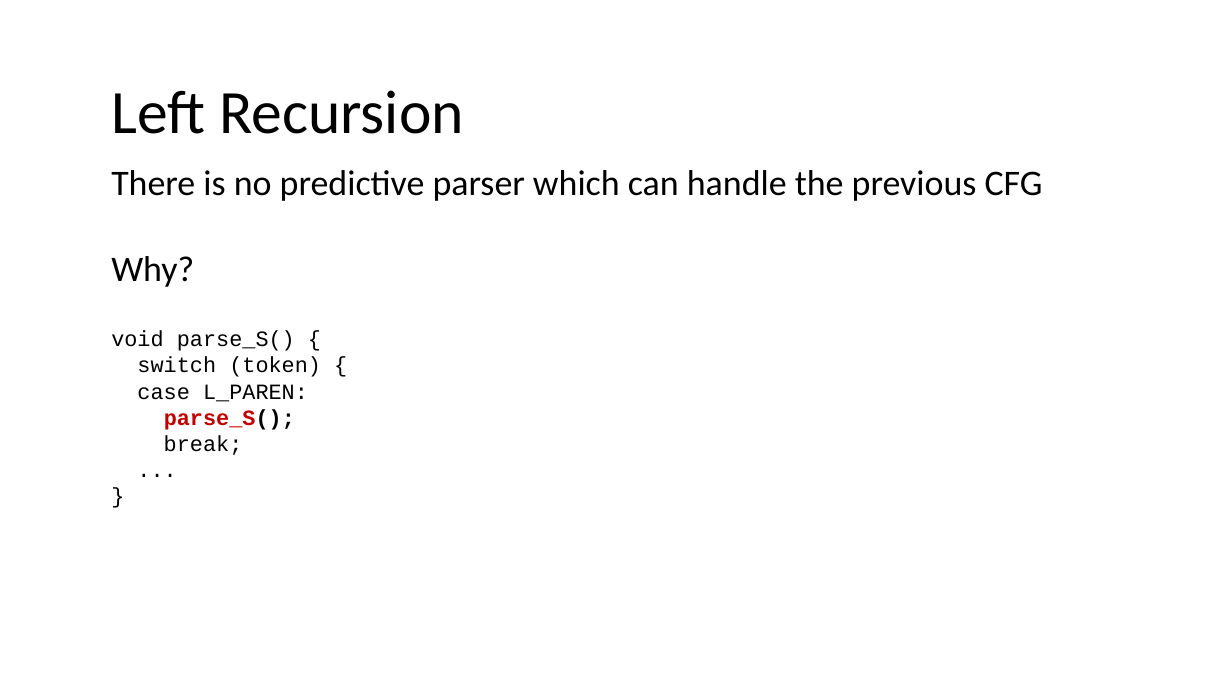
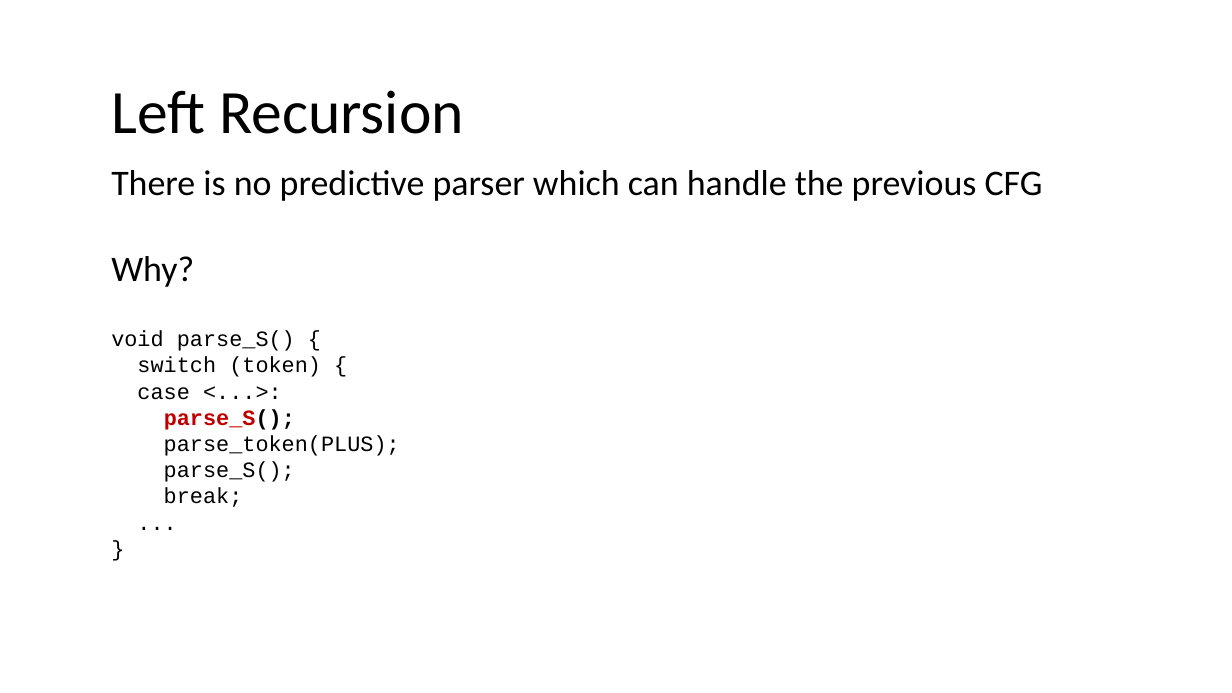
Before and after one commit to nivshani/compilation, a slide deck: slide 42 of slides/top_down_parsing.pptx. Drawn at 1232x693 pixels with LibreOffice and Linux fonts; fonts in the diff are those of the drawing. Boxes give left, top, right and bottom in pixels: in the first picture for what was removed or moved away, otherwise in the second. Text is boxed around its words. In the diff, an @@ line names an element or a change of style, - is before the commit and + after.

```diff
--- a/slides/top_down_parsing.pptx
+++ b/slides/top_down_parsing.pptx
@@ text at box(137, 387, 400, 456): text changed @@
-case L_PAREN:
+case <...>:
+parse_S();
+parse_token(PLUS);
@@ text at box(164, 462, 295, 482): text colour #C00000 to #000000, bold off in "parse_S();" @@
```
Also in this commit, not shown: 1 other file.
